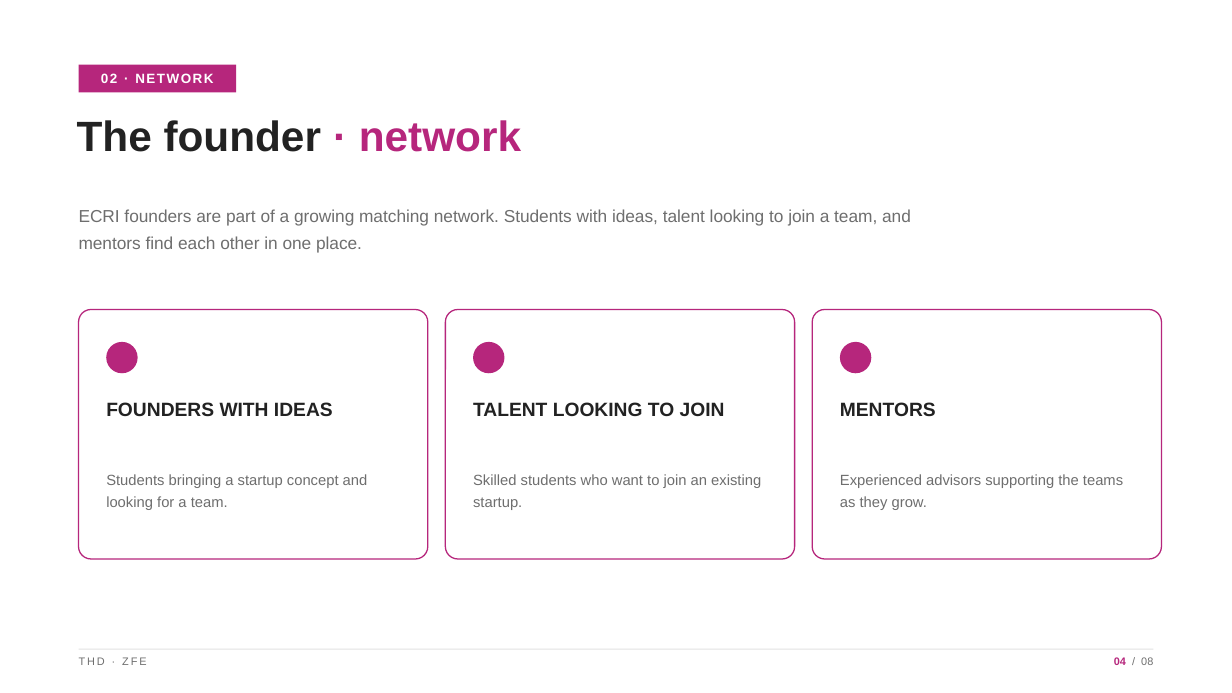
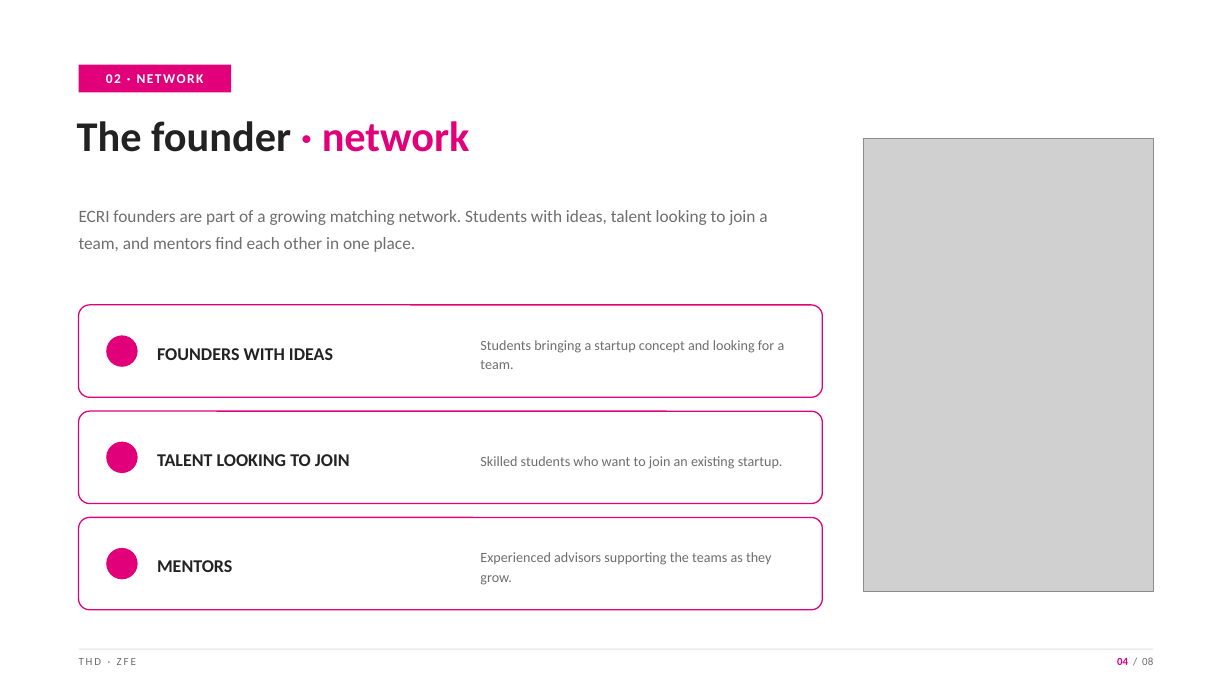
Before and after one commit to MohdAbuRezeq/angrybirds, a slide deck: slide 4 of presentation/ECRI_Faculty_Board_Briefing_ZfE.pptx. Drawn at 1232x693 pixels with LibreOffice and Linux fonts; fonts in the diff are those of the drawing; grey boxes stand for pictures. Boxes give left, top, right and bottom in pixels: in the first picture for what was removed or moved away, otherwise in the second. Text is boxed around its words. In the diff, an @@ line names an element or a change of style, - is before the commit and + after.

```diff
--- a/presentation/ECRI_Faculty_Board_Briefing_ZfE.pptx
+++ b/presentation/ECRI_Faculty_Board_Briefing_ZfE.pptx
@@ rectangle: place and size @@
-rectangle at (79,65,237,92)
+rectangle at (79,65,231,92)
@@ rectangle at (79,65,231,92): fill #B6267C to #E2007A @@
@@ text "The founder · network" at (77,121,470,152): font Arial to Calibri; text colour #B6267C to #E2007A in "· network" @@
@@ picture added at (864,139,1153,592) @@
@@ font Arial to Calibri in 3 elements at (79,658,136,665), (79,65,231,92), (79,210,767,252) @@
@@ rounded rectangle removed at (79,310,428,559) @@
@@ rounded rectangle added at (79,305,823,397), fill #FFFFFF, outline #E2007A 1 pt @@
@@ text "FOUNDERS WITH IDEAS": place and size @@
-text "FOUNDERS WITH IDEAS" at (106,402,333,416)
+text "FOUNDERS WITH IDEAS" at (157,348,333,360)
@@ rounded rectangle removed at (445,310,795,559) @@
@@ text "Students bringing a startup concept ...": place and size @@
-text "Students bringing a startup concept ..." at (106,474,368,510)
+text "Students bringing a startup concept ..." at (480,340,785,369)
@@ rounded rectangle removed at (812,310,1162,559) @@
@@ ellipse at (106,335,138,367): fill #B6267C to #E2007A @@
@@ ellipse: place and size @@
-ellipse at (106,342,138,373)
+ellipse at (106,335,138,367)
@@ ellipse removed at (473,342,505,373) @@
@@ ellipse removed at (840,342,872,373) @@
@@ rounded rectangle added at (79,411,823,504), fill #FFFFFF, outline #E2007A 1 pt @@
@@ ellipse added at (106,442,138,473), fill #E2007A @@
@@ text "TALENT LOOKING TO JOIN": place and size @@
-text "TALENT LOOKING TO JOIN" at (473,402,725,416)
+text "TALENT LOOKING TO JOIN" at (157,454,350,466)
@@ text "Skilled students who want to ...": place and size @@
-text "Skilled students who want to ..." at (473,474,761,510)
+text "Skilled students who want to ..." at (480,456,783,469)
@@ rounded rectangle added at (79,518,823,610), fill #FFFFFF, outline #E2007A 1 pt @@
@@ size 15 to 14 pt, font Arial to Calibri; vertical alignment top to middle in 3 elements at (157,348,333,360), (157,454,350,466), (157,560,232,572) @@
@@ text "MENTORS": place and size @@
-text "MENTORS" at (840,402,936,416)
+text "MENTORS" at (157,560,232,572)
@@ size 11.5 to 11 pt, font Arial to Calibri; line spacing 1.25 to 1.15; vertical alignment top to middle in 3 elements at (480,456,783,469), (480,340,785,369), (480,552,772,585) @@
@@ text "Experienced advisors supporting the teams ...": place and size @@
-text "Experienced advisors supporting the teams ..." at (840,474,1123,510)
+text "Experienced advisors supporting the teams ..." at (480,552,772,585)
@@ ellipse added at (106,548,138,579), fill #E2007A @@
@@ text "04 / 08" at (1117,657,1153,665): font Arial to Calibri; text colour #B6267C to #E2007A in "04" @@
```
Also in this commit, not shown: 7 other slides changed, 1 other file.
